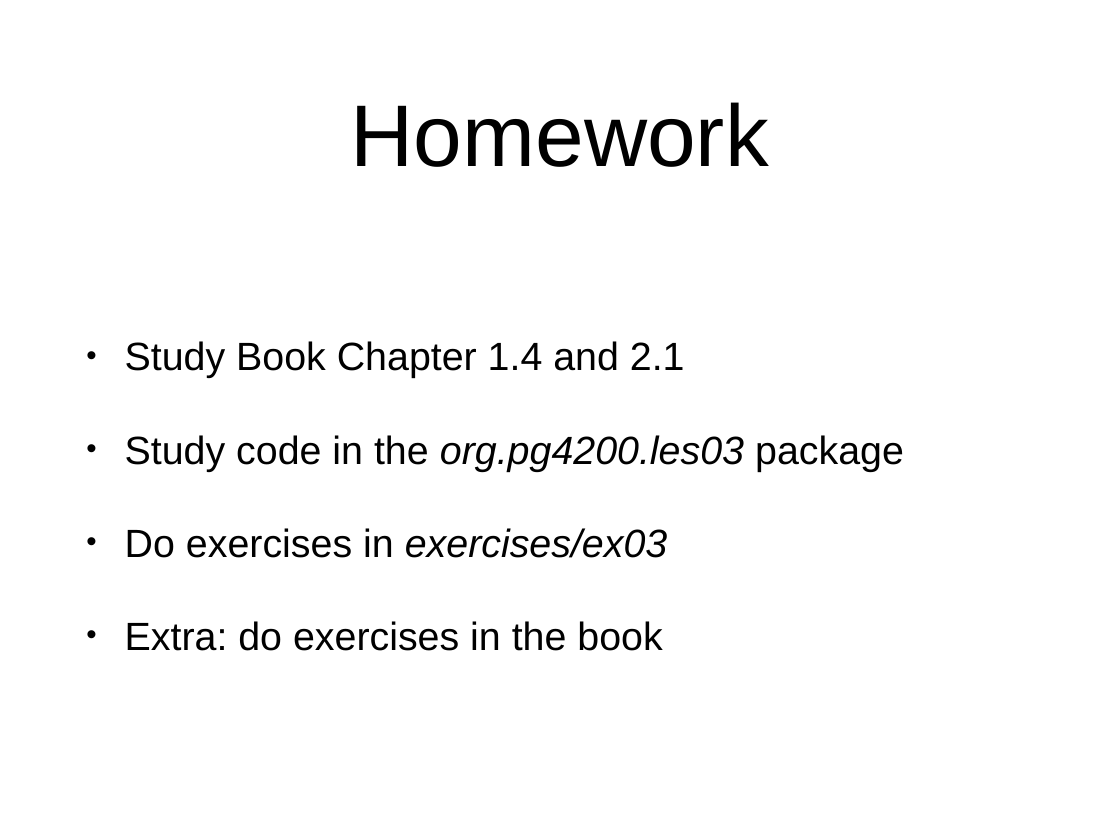
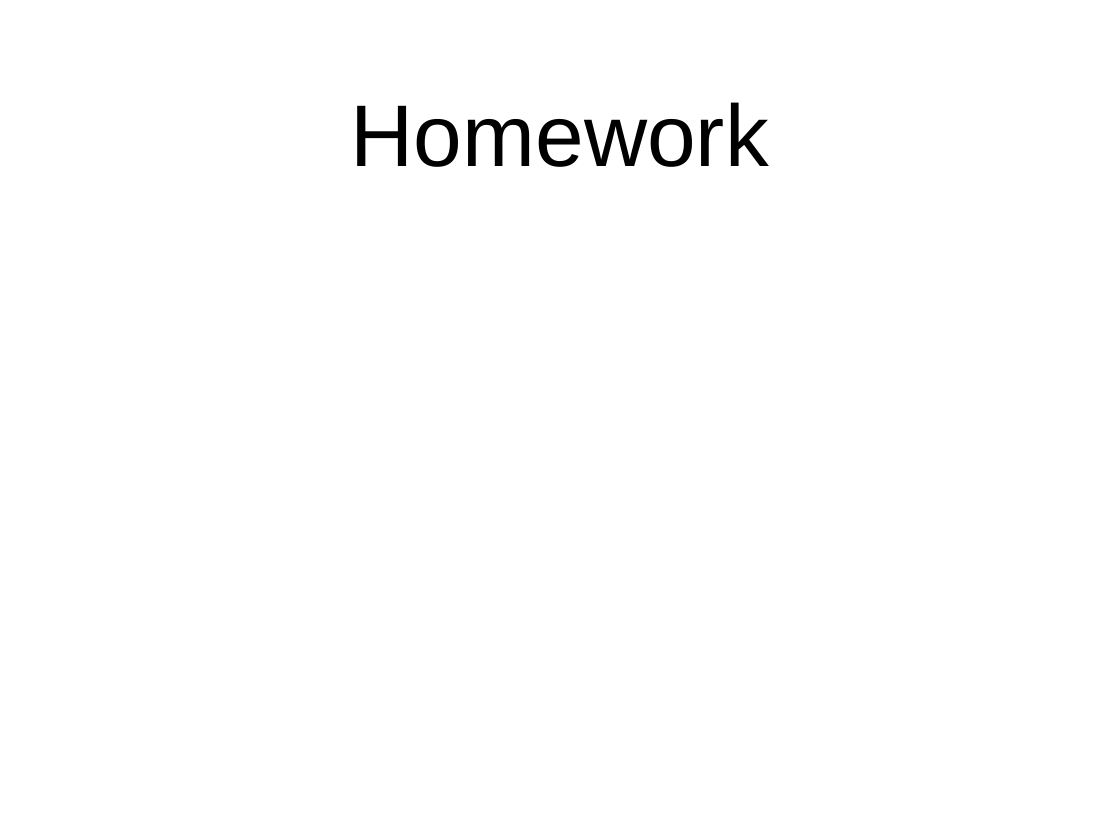
Before and after one commit to arcuri82/algorithms, a slide deck: slide 52 of docs/slides/03/03_analysis_sort.pptx. Drawn at 1120x840 pixels with LibreOffice and Linux fonts; fonts in the diff are those of the drawing; grey boxes stand for pictures. Boxes give left, top, right and bottom in pixels: in the first picture for what was removed or moved away, otherwise in the second. Text is boxed around its words. In the diff, an @@ line names an element or a change of style, - is before the commit and + after.

```diff
--- a/docs/slides/03/03_analysis_sort.pptx
+++ b/docs/slides/03/03_analysis_sort.pptx
@@ text removed at <box>125,341,904,651</box> @@
-• Study Book Chapter 1.4 and 2.1
-• Study code in the org.pg4200.les03 package
-• Do exercises in exercises/ex03
-• Extra: do exercises in the book
```
Also in this commit, not shown: 1 other file.
